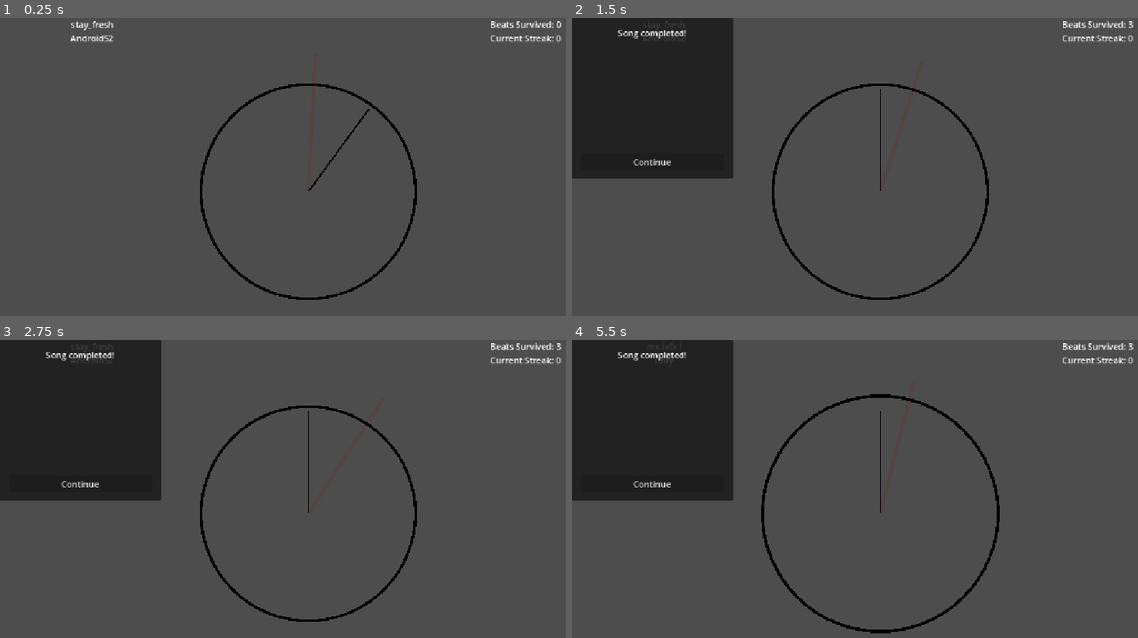
Above: before the commit, frames 1-4 (two rows, left to right).
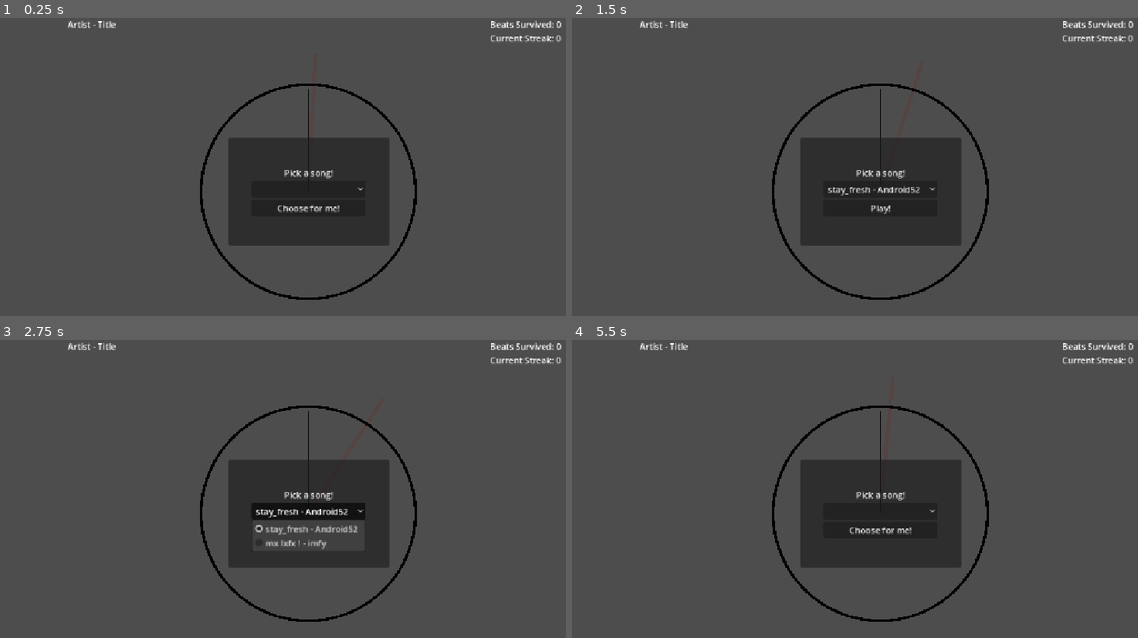
Above: after the commit, the same moments.

Repository: samstokes/jammin
Game: Godot game, scene res://scenes/clock_jam/clock_jam.tscn
The game is run twice, just before and just after one commit, with the same random seed, the same clock (stepped at 60 frames per second) and the same inputs. Sound files missing from this copy of the repository are replaced by a short silence.
Inputs (mouse positions are in pixels of both pictures, inside the frame that each line leads up to):
- Up to frame 1 (0.25 s): no input
- Up to frame 2 (1.5 s): click (883, 187) at 0.52 s; click (883, 208) at 1.25 s, where only the run after the commit has a clickable "Choose for me!"
- Up to frame 3 (2.75 s): click (311, 509) at 2 s, where only the run after the commit has a clickable "stay_fresh - Android52"
- Up to frame 4 (5.5 s): click (883, 530) at 2.75 s, where only the run after the commit has a clickable "Play!"; click (883, 530) at 3.5 s, where only the run after the commit has a clickable "Play!"; click (651, 483) at 4.25 s, where only the run before the commit has a clickable "Continue"; click (651, 483) at 5 s, where only the run after the commit has a clickable "Continue"

The runs differ from the first frame. In frame 1, 10% of the frame differs, in the area x 12-69%, y 1-77%; in frame 2, 25%; in frame 3, 24%; in frame 4, 28%, in the area x 0-100%, y 0-99%.

Commit message:
add song selector

Diff:
--- a/scenes/clock_jam/clock_jam.gd
+++ b/scenes/clock_jam/clock_jam.gd
@@ -33,12 +33,6 @@
 	track_player.spawn_note_event.connect(_spawn_clock_note)
 	track_player.beat.connect(_on_beat)
 	track_player.track_ended.connect(_on_game_won)
-
-	var track = [PlayableTrackMxLxfx, PlayableTrackStayFresh].pick_random().new().track()
-	print("Playing track: %s" % [track.debug_string()])
-	track_player.play_track(track)
-
-	song_label_node.text = track.track_details.title + "\n" + track.track_details.artist
 
 func _bounce_clock(strength: float = 1.1) -> void:
 	var tween = create_tween()
@@ -160,3 +154,13 @@
 	var streak_seconds_bought = seconds_bought_base * (1.1 ** streak - 0.1)
 
 	clock_doom_hand_node.buy_time(streak_seconds_bought)
+
+
+func _on_song_selector_selected(song_id: int) -> void:
+	var track = PlayableTrack.from_registry(song_id)
+	print("Playing track: %s" % [track.debug_string()])
+	track_player.play_track(track)
+
+	song_label_node.text = track.track_details.title + "\n" + track.track_details.artist
+
+	$SongSelector.hide()
--- a/scenes/clock_jam/clock_jam.tscn
+++ b/scenes/clock_jam/clock_jam.tscn
@@ -7,6 +7,7 @@
 [ext_resource type="PackedScene" uid="uid://cp1cc7vtyvwmc" path="res://entities/clock_play_hand/clock_play_hand.tscn" id="3_gs6we"]
 [ext_resource type="Script" uid="uid://2ccsdq47rcvi" path="res://scenes/clock_jam/score_tracker.gd" id="5_7cr65"]
 [ext_resource type="PackedScene" uid="uid://cwtgm8yuw65kb" path="res://entities/clock_doom_hand/clock_doom_hand.tscn" id="6_8ds76"]
+[ext_resource type="PackedScene" uid="uid://cf6j4m3dk4m4y" path="res://scenes/song_selector/song_selector.tscn" id="7_onvlh"]
 [ext_resource type="PackedScene" uid="uid://b53cyinn28722" path="res://scenes/game_won/game_won.tscn" id="8_h5fk5"]
 [ext_resource type="PackedScene" uid="uid://cu47psxjetvdr" path="res://track_player/track_player.tscn" id="9_bo1sh"]
 
@@ -83,6 +84,13 @@
 [node name="BeatTracker" type="Node" parent="GameContainer/EndContainer/ScoreTracker" unique_id=275831661]
 unique_name_in_owner = true
 
+[node name="SongSelector" parent="." unique_id=104781389 instance=ExtResource("7_onvlh")]
+layout_mode = 1
+offset_left = -150.0
+offset_top = -100.0
+offset_right = 150.0
+offset_bottom = 100.0
+
 [node name="GameOverDialog" parent="." unique_id=1903633973 instance=ExtResource("2_pto6c")]
 unique_name_in_owner = true
 visible = false
@@ -102,3 +110,4 @@
 
 [connection signal="doom" from="GameContainer/CenterContainer/CenterContainer/Control/Clock/ClockDoomHand" to="." method="_on_doom"]
 [connection signal="streak_extended" from="GameContainer/EndContainer/ScoreTracker" to="." method="_on_score_tracker_streak_extended"]
+[connection signal="selected" from="SongSelector" to="." method="_on_song_selector_selected"]
--- /dev/null
+++ b/scenes/song_selector/song_selector.gd
@@ -0,0 +1,23 @@
+extends Panel
+
+# id will be one of those in song_registry.json
+signal selected(song_id: int)
+
+var selected_id: int = -1
+
+func _on_option_button_item_selected(index: int) -> void:
+	if index < 0:
+		# if they deselected a previously selected song - I think the UI makes this impossible
+		%Button.text = "Choose for me!"
+	else:
+		selected_id = %SongsOptionButton.get_item_id(index)
+		%Button.text = "Play!"
+
+
+func _on_button_pressed() -> void:
+	if selected_id < 0:
+		var random_idx = randi_range(0, %SongsOptionButton.item_count - 1)
+		%SongsOptionButton.call_deferred("select", random_idx)
+		selected.emit(%SongsOptionButton.get_item_id(random_idx))
+	else:
+		selected.emit(selected_id)
--- /dev/null
+++ b/scenes/song_selector/song_selector.tscn
@@ -0,0 +1,50 @@
+[gd_scene format=3 uid="uid://cf6j4m3dk4m4y"]
+
+[ext_resource type="Script" uid="uid://bgep8ei2lfrii" path="res://scenes/song_selector/song_selector.gd" id="1_ryr2p"]
+
+[node name="SongSelector" type="Panel" unique_id=104781389]
+custom_minimum_size = Vector2(300, 200)
+anchors_preset = 8
+anchor_left = 0.5
+anchor_top = 0.5
+anchor_right = 0.5
+anchor_bottom = 0.5
+grow_horizontal = 2
+grow_vertical = 2
+script = ExtResource("1_ryr2p")
+
+[node name="MarginContainer" type="MarginContainer" parent="." unique_id=2073486705]
+layout_mode = 1
+anchors_preset = 15
+anchor_right = 1.0
+anchor_bottom = 1.0
+grow_horizontal = 2
+grow_vertical = 2
+
+[node name="CenterContainer" type="CenterContainer" parent="MarginContainer" unique_id=370567593]
+layout_mode = 2
+
+[node name="VBoxContainer" type="VBoxContainer" parent="MarginContainer/CenterContainer" unique_id=1383853605]
+layout_mode = 2
+
+[node name="Label" type="Label" parent="MarginContainer/CenterContainer/VBoxContainer" unique_id=1813691340]
+layout_mode = 2
+text = "Pick a song!"
+horizontal_alignment = 1
+
+[node name="SongsOptionButton" type="OptionButton" parent="MarginContainer/CenterContainer/VBoxContainer" unique_id=1741117479]
+unique_name_in_owner = true
+layout_mode = 2
+item_count = 2
+popup/item_0/text = "stay_fresh - Android52"
+popup/item_0/id = 1
+popup/item_1/text = "mx lxfx ! - imfy"
+popup/item_1/id = 2
+
+[node name="Button" type="Button" parent="MarginContainer/CenterContainer/VBoxContainer" unique_id=584523186]
+unique_name_in_owner = true
+layout_mode = 2
+text = "Choose for me!"
+
+[connection signal="item_selected" from="MarginContainer/CenterContainer/VBoxContainer/SongsOptionButton" to="." method="_on_option_button_item_selected"]
+[connection signal="pressed" from="MarginContainer/CenterContainer/VBoxContainer/Button" to="." method="_on_button_pressed"]
--- a/track_player/playable_track.gd
+++ b/track_player/playable_track.gd
@@ -12,6 +12,15 @@
 var audio_resource: AudioStream
 var track_details: TrackDetails
 var events: Array[TrackEvent] = []
+
+static func from_registry(song_id: int) -> PlayableTrack:
+	# keep these in sync with song_registry.json and the individual PlayableTrackXxx classes
+	match song_id:
+		1: return PlayableTrackStayFresh.track()
+		2: return PlayableTrackMxLxfx.track()
+		_:
+			assert(false, "selected a song we don't have a playable track for")
+			return null # not really
 
 func debug_string() -> String:
 	var events_debug_string = "["
--- a/tracks/mx_lxfx/playable_track_mx_lxfx.gd
+++ b/tracks/mx_lxfx/playable_track_mx_lxfx.gd
@@ -1,6 +1,6 @@
 class_name PlayableTrackMxLxfx
 
-func track() -> PlayableTrack:
+static func track() -> PlayableTrack:
 	var playable_track = PlayableTrackBuilder.from_registry("mx lxfx !")
 
 	var message_to_spawn = "helloworld"
--- a/tracks/stay_fresh/playable_track_stay_fresh.gd
+++ b/tracks/stay_fresh/playable_track_stay_fresh.gd
@@ -1,6 +1,6 @@
 class_name PlayableTrackStayFresh
 
-func track() -> PlayableTrack:
+static func track() -> PlayableTrack:
 	var playable_track = PlayableTrackBuilder.from_registry("stay_fresh")
 
 	var message_to_spawn = "helloworld"
Not shown, added: scenes/song_selector/song_selector.gd.uid
